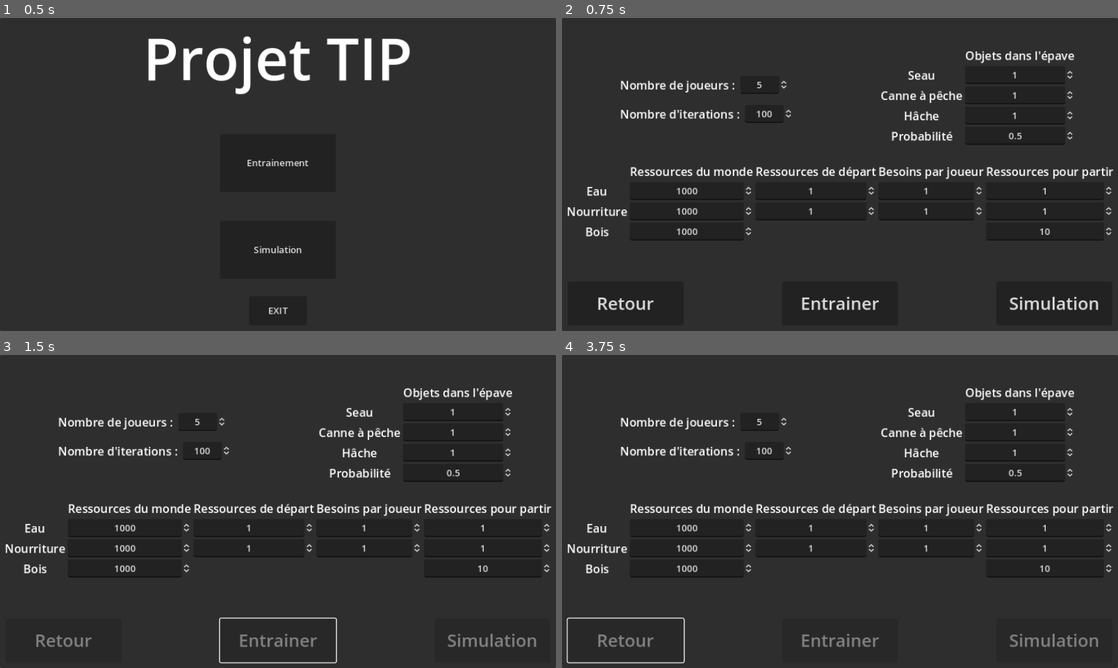
Above: before the commit, frames 1-4 (two rows, left to right).
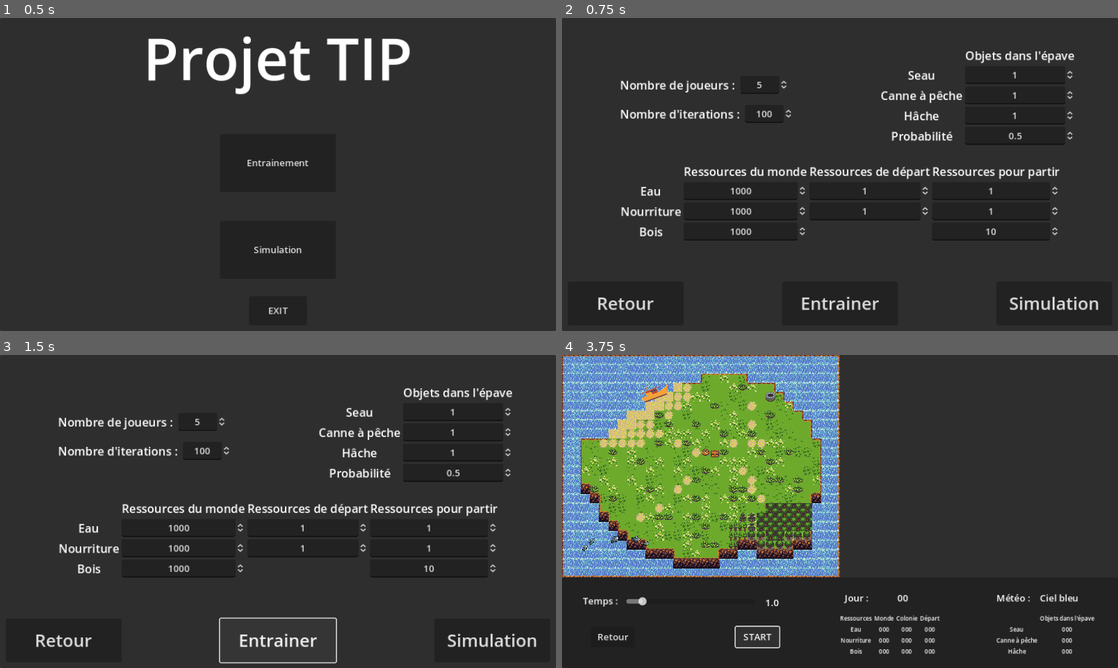
Above: after the commit, the same moments.

Repository: lbo462/tcalamer
Game: Godot game, scene res://scenes/main_app.tscn
Same seed, same stepped clock (60 frames per second), same inputs: the game is played once before the commit and once after it.
Inputs (mouse positions are in pixels of both pictures, inside the frame that each line leads up to):
- Up to frame 1 (0.5 s): no input
- Up to frame 2 (0.75 s): click "Entrainement" at 0.5 s
- Up to frame 3 (1.5 s): click "Entrainer" at 1.25 s
- Up to frame 4 (3.75 s): click (623, 639) at 2 s, where only the run after the commit has a clickable "Retour"; click (840, 586) at 2.75 s, where only the run after the commit has a clickable "Simulation"; click (756, 636) at 3.5 s, where only the run after the commit has a clickable "START"

Frame 1 is identical in both runs. In frame 2, 3.1% of the frame differs, in the area x 1-100%, y 47-72%; in frame 3, 3.8%; in frame 4, 39%, in the area x 0-100%, y 0-99%.

Commit message:
finished graphic engine

Diff:
--- a/DATA/data.json
+++ b/DATA/data.json
@@ -1 +1 @@
-{"amount_of_food_per_player_to_leave":1,"amount_of_water_per …(112 unchanged characters)… ":1,"initial_food_amount":1000,"initial_surviving_factor":2,"initial_water_level":1000,"initial_wood_amount":1000,"number_of_players":5,"wreck_probability":0.5}
+{"amount_of_food_per_player_to_leave":1,"amount_of_water_per …(112 unchanged characters)… ":1,"initial_food_amount":1000,"initial_food_surviving_factor":1,"initial_water_level":1000,"initial_water_surviving_factor":1,"initial_wood_amount":1000,"number_of_players":3,"wreck_probability":0.5}
--- a/scenes/player.tscn
+++ b/scenes/player.tscn
@@ -1,30 +1,30 @@
 [gd_scene load_steps=28 format=3 uid="uid://b4f4xsvtubtdu"]
 
-[ext_resource type="Texture2D" uid="uid://dp3af0en5i62v" path="res://images/animations/man/Men_Walk_Down_1.png" id="1_dfdn6"]
-[ext_resource type="Texture2D" uid="uid://tkvielkkginh" path="res://images/animations/man/Men_Walk_Down_2.png" id="2_n4txb"]
-[ext_resource type="Texture2D" uid="uid://ck6ukc13ssyjo" path="res://images/animations/man/Men_Walk_Down_3.png" id="3_drvf1"]
-[ext_resource type="Texture2D" uid="uid://d4g783t7mdsvb" path="res://images/animations/woman/Woman_Walk_Down_1.png" id="4_l01m5"]
-[ext_resource type="Texture2D" uid="uid://d2b47o54ymvq8" path="res://images/animations/woman/Woman_Walk_Down_2.png" id="5_hi2kr"]
-[ext_resource type="Texture2D" uid="uid://bsf2ut64n3kt1" path="res://images/animations/woman/Woman_Walk_Down_3.png" id="6_he5xy"]
-[ext_resource type="Texture2D" uid="uid://iaqivimi5o03" path="res://images/animations/man/Men_Walk_Left_2.png" id="7_bymew"]
-[ext_resource type="Texture2D" uid="uid://dwpx5kolygrip" path="res://images/animations/woman/Woman_Walk_Left_2.png" id="8_rn6j5"]
-[ext_resource type="Texture2D" uid="uid://cjkm20f11guac" path="res://images/animations/man/Men_Walk_Right_2.png" id="9_4nd4f"]
-[ext_resource type="Texture2D" uid="uid://5vstdjhst36i" path="res://images/animations/woman/Woman_Walk_Right_2.png" id="10_gf2u7"]
-[ext_resource type="Texture2D" uid="uid://cyvhlrl6jogm2" path="res://images/animations/man/Men_Walk_Up_2.png" id="11_o0bt5"]
-[ext_resource type="Texture2D" uid="uid://45tea24iy6dn" path="res://images/animations/woman/Woman_Walk_Up_2.png" id="12_qhwc8"]
-[ext_resource type="Texture2D" uid="uid://xiveliemwfkf" path="res://images/animations/man/Men_Walk_Left_1.png" id="13_86bfs"]
-[ext_resource type="Texture2D" uid="uid://bm2f8qqw1aph0" path="res://images/animations/man/Men_Walk_Left_3.png" id="14_a2y1a"]
+[ext_resource type="Texture2D" uid="uid://dp3af0en5i62v" path="res://images/Animations/Man/Men_Walk_Down_1.png" id="1_dfdn6"]
+[ext_resource type="Texture2D" uid="uid://tkvielkkginh" path="res://images/Animations/Man/Men_Walk_Down_2.png" id="2_n4txb"]
+[ext_resource type="Texture2D" uid="uid://ck6ukc13ssyjo" path="res://images/Animations/Man/Men_Walk_Down_3.png" id="3_drvf1"]
+[ext_resource type="Texture2D" uid="uid://d4g783t7mdsvb" path="res://images/Animations/Woman/Woman_Walk_Down_1.png" id="4_l01m5"]
+[ext_resource type="Texture2D" uid="uid://d2b47o54ymvq8" path="res://images/Animations/Woman/Woman_Walk_Down_2.png" id="5_hi2kr"]
+[ext_resource type="Texture2D" uid="uid://bsf2ut64n3kt1" path="res://images/Animations/Woman/Woman_Walk_Down_3.png" id="6_he5xy"]
+[ext_resource type="Texture2D" uid="uid://iaqivimi5o03" path="res://images/Animations/Man/Men_Walk_Left_2.png" id="7_bymew"]
+[ext_resource type="Texture2D" uid="uid://dwpx5kolygrip" path="res://images/Animations/Woman/Woman_Walk_Left_2.png" id="8_rn6j5"]
+[ext_resource type="Texture2D" uid="uid://cjkm20f11guac" path="res://images/Animations/Man/Men_Walk_Right_2.png" id="9_4nd4f"]
+[ext_resource type="Texture2D" uid="uid://5vstdjhst36i" path="res://images/Animations/Woman/Woman_Walk_Right_2.png" id="10_gf2u7"]
+[ext_resource type="Texture2D" uid="uid://cyvhlrl6jogm2" path="res://images/Animations/Man/Men_Walk_Up_2.png" id="11_o0bt5"]
+[ext_resource type="Texture2D" uid="uid://45tea24iy6dn" path="res://images/Animations/Woman/Woman_Walk_Up_2.png" id="12_qhwc8"]
+[ext_resource type="Texture2D" uid="uid://xiveliemwfkf" path="res://images/Animations/Man/Men_Walk_Left_1.png" id="13_86bfs"]
+[ext_resource type="Texture2D" uid="uid://bm2f8qqw1aph0" path="res://images/Animations/Man/Men_Walk_Left_3.png" id="14_a2y1a"]
 [ext_resource type="FontFile" uid="uid://tvtnoij3bbif" path="res://font/Pixeled.ttf" id="14_y4p2k"]
-[ext_resource type="Texture2D" uid="uid://bos0r3c1htdwl" path="res://images/animations/woman/Woman_Walk_Left_1.png" id="15_bdqgk"]
-[ext_resource type="Texture2D" uid="uid://6x6qu6qammp0" path="res://images/animations/woman/Woman_Walk_Left_3.png" id="16_3l4n3"]
-[ext_resource type="Texture2D" uid="uid://c7rxj8stbw1vx" path="res://images/animations/man/Men_Walk_Right_1.png" id="17_fkw7i"]
-[ext_resource type="Texture2D" uid="uid://cok13p8u4twln" path="res://images/animations/man/Men_Walk_Right_3.png" id="18_7ch4b"]
-[ext_resource type="Texture2D" uid="uid://1mjlsr31dleu" path="res://images/animations/woman/Woman_Walk_Right_1.png" id="19_a6ibq"]
-[ext_resource type="Texture2D" uid="uid://5ykyevb4j3nm" path="res://images/animations/woman/Woman_Walk_Right_3.png" id="20_gcjyr"]
-[ext_resource type="Texture2D" uid="uid://cs8hq6mk2dcq2" path="res://images/animations/man/Men_Walk_Up_1.png" id="21_erbue"]
-[ext_resource type="Texture2D" uid="uid://jm1e2omkvgqh" path="res://images/animations/man/Men_Walk_Up_3.png" id="22_o1ukw"]
-[ext_resource type="Texture2D" uid="uid://d1osjp6kgtkoa" path="res://images/animations/woman/Woman_Walk_Up_1.png" id="23_socj0"]
-[ext_resource type="Texture2D" uid="uid://bx2klqsyv7cr1" path="res://images/animations/woman/Woman_Walk_Up_3.png" id="24_cd2q6"]
+[ext_resource type="Texture2D" uid="uid://bos0r3c1htdwl" path="res://images/Animations/Woman/Woman_Walk_Left_1.png" id="15_bdqgk"]
+[ext_resource type="Texture2D" uid="uid://6x6qu6qammp0" path="res://images/Animations/Woman/Woman_Walk_Left_3.png" id="16_3l4n3"]
+[ext_resource type="Texture2D" uid="uid://c7rxj8stbw1vx" path="res://images/Animations/Man/Men_Walk_Right_1.png" id="17_fkw7i"]
+[ext_resource type="Texture2D" uid="uid://cok13p8u4twln" path="res://images/Animations/Man/Men_Walk_Right_3.png" id="18_7ch4b"]
+[ext_resource type="Texture2D" uid="uid://1mjlsr31dleu" path="res://images/Animations/Woman/Woman_Walk_Right_1.png" id="19_a6ibq"]
+[ext_resource type="Texture2D" uid="uid://5ykyevb4j3nm" path="res://images/Animations/Woman/Woman_Walk_Right_3.png" id="20_gcjyr"]
+[ext_resource type="Texture2D" uid="uid://cs8hq6mk2dcq2" path="res://images/Animations/Man/Men_Walk_Up_1.png" id="21_erbue"]
+[ext_resource type="Texture2D" uid="uid://jm1e2omkvgqh" path="res://images/Animations/Man/Men_Walk_Up_3.png" id="22_o1ukw"]
+[ext_resource type="Texture2D" uid="uid://d1osjp6kgtkoa" path="res://images/Animations/Woman/Woman_Walk_Up_1.png" id="23_socj0"]
+[ext_resource type="Texture2D" uid="uid://bx2klqsyv7cr1" path="res://images/Animations/Woman/Woman_Walk_Up_3.png" id="24_cd2q6"]
 [ext_resource type="Script" path="res://scripts/player.gd" id="25_c3ilw"]
 
 [sub_resource type="SpriteFrames" id="SpriteFrames_5pkjy"]
--- a/scenes/simulation.tscn
+++ b/scenes/simulation.tscn
@@ -4,8 +4,8 @@
 [ext_resource type="PackedScene" uid="uid://b4f4xsvtubtdu" path="res://scenes/player.tscn" id="2_cdr1c"]
 [ext_resource type="PackedScene" uid="uid://d2e0eopjysnod" path="res://scenes/player_infos.tscn" id="3_0q2us"]
 [ext_resource type="PackedScene" uid="uid://dyel7u1nk3b88" path="res://scenes/in_game_players_infos.tscn" id="4_kfigw"]
-[ext_resource type="Texture2D" uid="uid://tkvielkkginh" path="res://images/animations/man/Men_Walk_Down_2.png" id="4_xgri8"]
-[ext_resource type="Texture2D" uid="uid://d2b47o54ymvq8" path="res://images/animations/woman/Woman_Walk_Down_2.png" id="5_vf24r"]
+[ext_resource type="Texture2D" uid="uid://tkvielkkginh" path="res://images/Animations/Man/Men_Walk_Down_2.png" id="4_xgri8"]
+[ext_resource type="Texture2D" uid="uid://d2b47o54ymvq8" path="res://images/Animations/Woman/Woman_Walk_Down_2.png" id="5_vf24r"]
 [ext_resource type="PackedScene" uid="uid://clei3idjfq7p7" path="res://scenes/world_ui.tscn" id="5_vw3bp"]
 [ext_resource type="Texture2D" uid="uid://deu1gmdk2ou4e" path="res://images/skeleton.png" id="6_j78na"]
 [ext_resource type="PackedScene" uid="uid://drqhvecp44h5f" path="res://scenes/world.tscn" id="6_oo6ox"]
--- a/scenes/training_ui.tscn
+++ b/scenes/training_ui.tscn
@@ -159,7 +159,7 @@
 offset_bottom = 116.0
 grow_horizontal = 2
 grow_vertical = 2
-columns = 5
+columns = 4
 metadata/_edit_group_ = true
 
 [node name="Label" type="Label" parent="Ressources"]
@@ -179,13 +179,6 @@
 layout_mode = 2
 theme_override_font_sizes/font_size = 20
 text = "Ressources de départ"
-horizontal_alignment = 1
-vertical_alignment = 1
-
-[node name="ResourcesNeeds" type="Label" parent="Ressources"]
-layout_mode = 2
-theme_override_font_sizes/font_size = 20
-text = "Besoins par joueur"
 horizontal_alignment = 1
 vertical_alignment = 1
 
@@ -218,13 +211,6 @@
 value = 1.0
 alignment = 1
 
-[node name="N_WaterNumber" type="SpinBox" parent="Ressources"]
-layout_mode = 2
-min_value = 1.0
-max_value = 10.0
-value = 1.0
-alignment = 1
-
 [node name="L_WaterNumber" type="SpinBox" parent="Ressources"]
 layout_mode = 2
 min_value = 1.0
@@ -254,13 +240,6 @@
 value = 1.0
 alignment = 1
 
-[node name="N_FoodNumber" type="SpinBox" parent="Ressources"]
-layout_mode = 2
-min_value = 1.0
-max_value = 10.0
-value = 1.0
-alignment = 1
-
 [node name="L_FoodNumber" type="SpinBox" parent="Ressources"]
 layout_mode = 2
 min_value = 1.0
@@ -284,9 +263,6 @@
 alignment = 1
 
 [node name="S_W" type="Label" parent="Ressources"]
-layout_mode = 2
-
-[node name="N_W" type="Label" parent="Ressources"]
 layout_mode = 2
 
 [node name="L_WoodNumber" type="SpinBox" parent="Ressources"]
--- a/scenes/world_ui.tscn
+++ b/scenes/world_ui.tscn
@@ -80,7 +80,7 @@
 offset_bottom = 65.0
 grow_horizontal = 2
 grow_vertical = 2
-columns = 5
+columns = 4
 metadata/_edit_group_ = true
 
 [node name="Label" type="Label" parent="Ressources"]
@@ -104,13 +104,6 @@
 horizontal_alignment = 1
 vertical_alignment = 1
 
-[node name="ColonyNeeds" type="Label" parent="Ressources"]
-layout_mode = 2
-theme_override_font_sizes/font_size = 10
-text = "Survie"
-horizontal_alignment = 1
-vertical_alignment = 1
-
 [node name="LeavingRessources" type="Label" parent="Ressources"]
 layout_mode = 2
 theme_override_font_sizes/font_size = 10
@@ -139,13 +132,6 @@
 horizontal_alignment = 1
 vertical_alignment = 1
 
-[node name="N_Water" type="Label" parent="Ressources"]
-layout_mode = 2
-theme_override_font_sizes/font_size = 10
-text = "000"
-horizontal_alignment = 1
-vertical_alignment = 1
-
 [node name="L_Water" type="Label" parent="Ressources"]
 layout_mode = 2
 theme_override_font_sizes/font_size = 10
@@ -174,13 +160,6 @@
 horizontal_alignment = 1
 vertical_alignment = 1
 
-[node name="N_Food" type="Label" parent="Ressources"]
-layout_mode = 2
-theme_override_font_sizes/font_size = 10
-text = "000"
-horizontal_alignment = 1
-vertical_alignment = 1
-
 [node name="L_Food" type="Label" parent="Ressources"]
 layout_mode = 2
 theme_override_font_sizes/font_size = 10
@@ -206,12 +185,6 @@
 layout_mode = 2
 theme_override_font_sizes/font_size = 10
 text = "000"
-horizontal_alignment = 1
-vertical_alignment = 1
-
-[node name="N_Wood" type="Label" parent="Ressources"]
-layout_mode = 2
-theme_override_font_sizes/font_size = 10
 horizontal_alignment = 1
 vertical_alignment = 1
 
--- a/scripts/main_app.gd
+++ b/scripts/main_app.gd
@@ -7,13 +7,10 @@
 	if !OS.has_feature("standalone"): # if NOT exported version
 		json_path = ProjectSettings.globalize_path("res://DATA/data.json")
 
-	var json_as_text = FileAccess.get_file_as_string(json_path)
-	if json_as_text:
-		$MainMenu/ButtonSimulation.disabled = false
-	else:
-		$MainMenu/ButtonSimulation.disabled = true
+	show_main_menu()
 
 func show_main_menu():
+	$MainMenu/ButtonSimulation.disabled = !FileAccess.get_file_as_string(json_path)
 	$MainMenu.show()
 
 func hide_main_menu():
--- a/scripts/player.gd
+++ b/scripts/player.gd
@@ -12,7 +12,7 @@
 
 var _destination: PathFollow2D = null
 
-var _speed: float = randf_range(0.3, 0.5)# randf_range(0.0035, 0.0075) # 0.0075
+var _speed: float
 var _progress: float = 0
 var _start_point: Vector2
 var _dist_to_path: Vector2
@@ -105,7 +105,7 @@
 
 func go_to_point(dest):
 	await get_tree().create_timer(randf_range(0.1, 1.0)).timeout
-	_speed = randf_range(0.3, 0.5)
+	_speed = randf_range(0.2, 0.4)
 	_destination = dest
 	_progress = 0
 	_destination.progress_ratio = _progress
--- a/scripts/simulation.gd
+++ b/scripts/simulation.gd
@@ -96,8 +96,9 @@
 
 	$GameOverScreen.hide()
 	$WorldUI/StartButton.disabled = true
-	var headers = ["Content-Type: application/json"]
-	$HTTPRequestBrain.request("http://localhost:8000/check-brain", headers, HTTPClient.METHOD_GET)
+	#var headers = ["Content-Type: application/json"]
+	#$HTTPRequestBrain.request("http://localhost:8000/check-brain", headers, HTTPClient.METHOD_GET)
+	_run_simulation()
 
 func _on_request_completed_brains(_result, response_code, _headers, _body):
 	if response_code == 200:
@@ -274,11 +275,9 @@
 	$WorldUI/Ressources/C_Water.text = str(colony["water"])
 	$WorldUI/Ressources/C_Food.text = str(colony["food"])
 	$WorldUI/Ressources/C_Wood.text = str(colony["wood"])
-	$WorldUI/Ressources/N_Water.text = str(nb_players)
-	$WorldUI/Ressources/N_Food.text = str(nb_players)
-	$WorldUI/Ressources/L_Water.text = str(nb_players)
-	$WorldUI/Ressources/L_Food.text = str(nb_players)
-	$WorldUI/Ressources/L_Wood.text = str(nb_players)
+	$WorldUI/Ressources/L_Water.text = str(colony["water_needs"])
+	$WorldUI/Ressources/L_Food.text = str(colony["food_needs"])
+	$WorldUI/Ressources/L_Wood.text = str(colony["wood_needs"])
 
 func _update_wreck_ui(wreck):
 	$WorldUI/Objects/BucketNumber.text = str(wreck["buckets"])
--- a/scripts/training_ui.gd
+++ b/scripts/training_ui.gd
@@ -6,7 +6,7 @@
 var DIR = OS.get_executable_path().get_base_dir()
 var json_path = DIR.path_join("DATA/data.json")
 
-var training_data
+var game_data: Dictionary
 
 func _ready():
 	hide_training_ui()
@@ -39,9 +39,8 @@
 	go_to_simulation.emit()
 
 func train():
-	training_data = {
+	game_data = {
 		"number_of_players": get_node("Players/NbPlayersInput").value,
-		"number_of_iterations": get_node("Iterations/NbIterationsInput").value,
 		"wreck_probability": get_node("Objects/ProbabiliyValue").value,
 		"bucket_amount": get_node("Objects/BucketNumber").value,
 		"axe_amount": get_node("Objects/AxeNumber").value,
@@ -52,40 +51,13 @@
 		"amount_of_wood_per_player_to_leave": get_node("Ressources/L_WoodNumber").value,
 		"amount_of_water_per_player_to_leave": get_node("Ressources/L_WaterNumber").value,
 		"amount_of_food_per_player_to_leave": get_node("Ressources/L_FoodNumber").value,
-		"amount_of_water_per_player_at_the_begining": get_node("Ressources/S_WaterNumber").value,
-		"amount_of_food_per_player_at_the_begining": get_node("Ressources/S_FoodNumber").value,
-		"amount_of_water_per_player_to_survive": get_node("Ressources/N_WaterNumber").value,
-		"amount_of_food_per_player_to_survice": get_node("Ressources/N_FoodNumber").value,
+		"initial_water_surviving_factor": get_node("Ressources/S_WaterNumber").value,
+		"initial_food_surviving_factor": get_node("Ressources/S_FoodNumber").value
 	}
-	"""var training_data = {
-		"players": get_node("Players/NbPlayersInput").value,
-		"objects": {
-			"bucket": get_node("Objects/BucketNumber").value,
-			"fishing_rod": get_node("Objects/FishingRodNumber").value,
-			"axe": get_node("Objects/AxeNumber").value,
-			"probability": get_node("Objects/ProbabiliyValue").value
-		},
-		"ressources": {
-			"world": {
-				"w_water": get_node("Ressources/W_WaterNumber").value,
-				"w_food": get_node("Ressources/W_FoodNumber").value,
-				"w_wood": get_node("Ressources/W_WoodNumber").value
-			},
-			"start": {
-				"s_water": get_node("Ressources/S_WaterNumber").value,
-				"s_food": get_node("Ressources/S_FoodNumber").value,
-			},
-			"needs": {
-				"n_water": get_node("Ressources/N_WaterNumber").value,
-				"n_food": get_node("Ressources/N_FoodNumber").value,
-			},
-			"leave": {
-				"l_water": get_node("Ressources/L_WaterNumber").value,
-				"l_food": get_node("Ressources/L_FoodNumber").value,
-				"l_wood": get_node("Ressources/L_WoodNumber").value
-			}
-		}
-	}"""
+	var training_data = {
+		"ge_params": game_data,
+		"iter_amount": get_node("Iterations/NbIterationsInput").value
+	}
 
 	#DirAccess.remove_absolute(pth_path)
 	#OS.execute(interpreter_path, [script_path, JSON.stringify(training_data)])
@@ -100,11 +72,12 @@
 		_save_data()
 		_activate_buttons()
 	else:
+		_activate_buttons()
 		print("not ok")
 
 func _save_data():
 	var file = FileAccess.open(json_path, FileAccess.WRITE)
-	file.store_line(JSON.stringify(training_data))
+	file.store_line(JSON.stringify(game_data))
 
 func _disable_buttons():
 	$BackButton.disabled = true
Not shown, changed: images/Animations/Man/Men_Walk_Down_1.png.import
Not shown, changed: images/Animations/Man/Men_Walk_Down_2.png.import
Not shown, changed: images/Animations/Man/Men_Walk_Down_3.png.import
Not shown, changed: images/Animations/Man/Men_Walk_Left_1.png.import
Not shown, changed: images/Animations/Man/Men_Walk_Left_2.png.import
Not shown, changed: images/Animations/Man/Men_Walk_Left_3.png.import
Not shown, changed: images/Animations/Man/Men_Walk_Right_1.png.import
Not shown, changed: images/Animations/Man/Men_Walk_Right_2.png.import
Not shown, changed: images/Animations/Man/Men_Walk_Right_3.png.import
Not shown, changed: images/Animations/Man/Men_Walk_Up_1.png.import
Not shown, changed: images/Animations/Man/Men_Walk_Up_2.png.import
Not shown, changed: images/Animations/Man/Men_Walk_Up_3.png.import
(and 15 more such lines)
